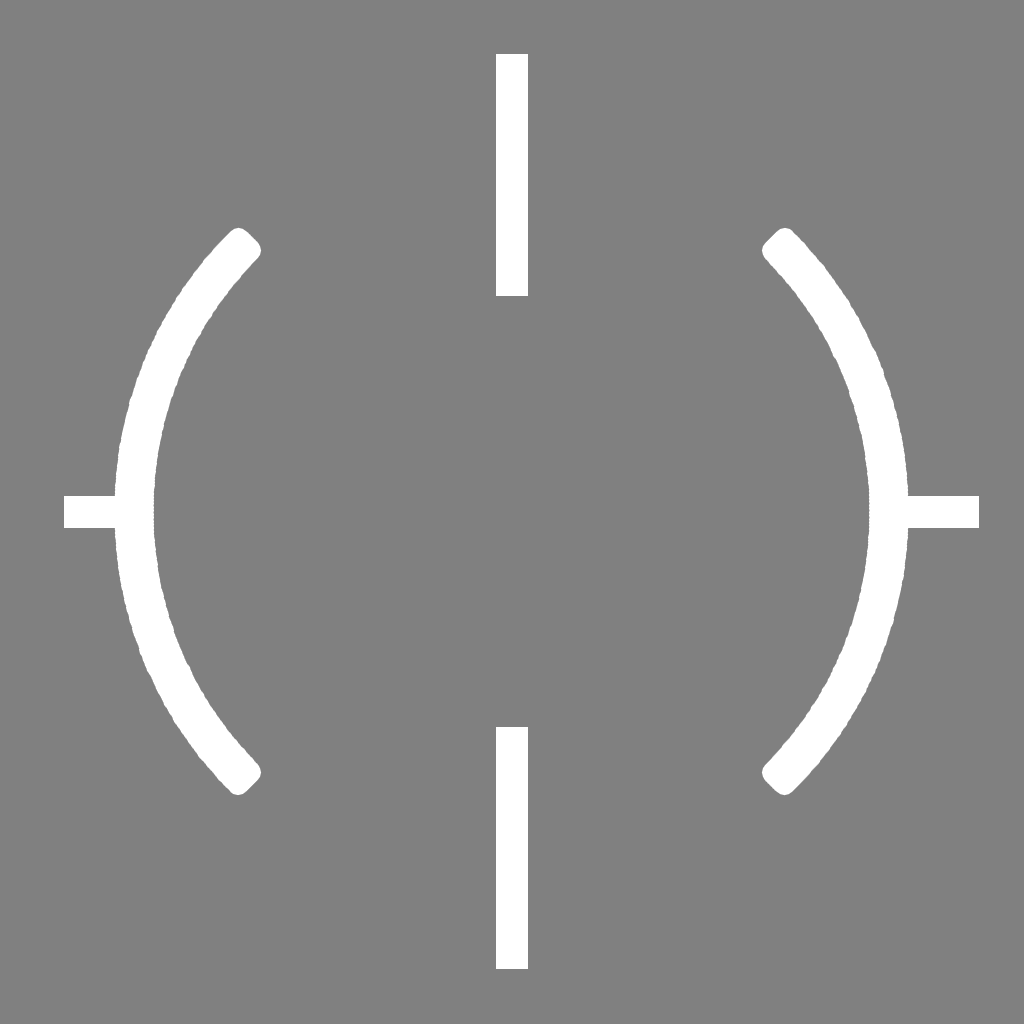
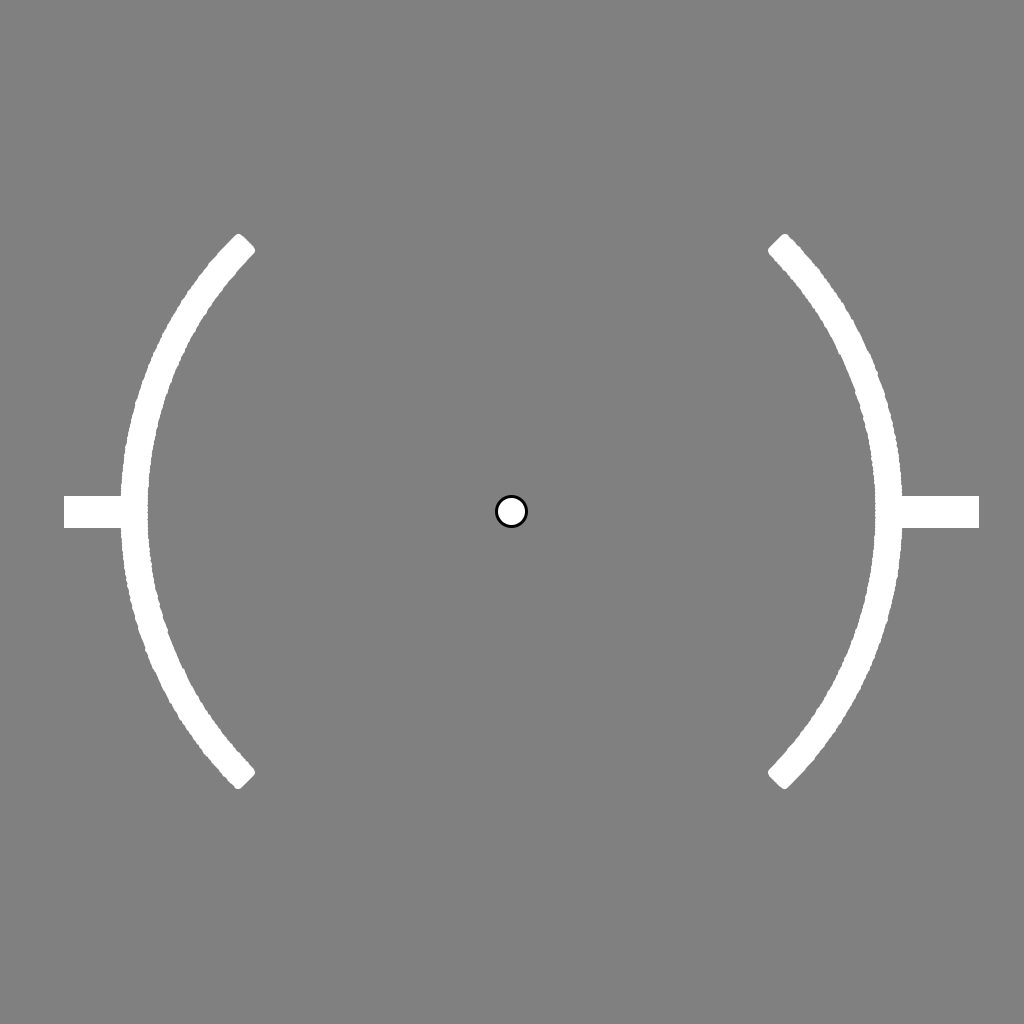
Layer changes from the first w=1024, h=1024 image to the second:
added layer "Ellipse 2" in group "AssaultRifle" over [495, 495, 528, 528]
painted on "Shape 1 copy 2" over [496, 54, 528, 969]
